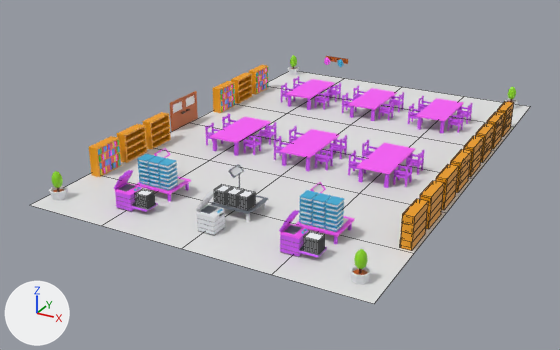
The FBX model Assets/Models/01_Environment/2_Library.fbx, before and after one commit.
One viewpoint serves both versions: a camera (50 mm lens) standing at (50.1, -31.6, 18.4) and looking at (28.3, 7.9, -1.4). Every picture has the same lights, and +X, +Y and +Z are marked at lower left. Mesh edges are drawn as thin lines on the coarser meshes. Where no turn or scale is listed for an object, it has been applied to the vertices.

Names of what the first picture shows: '0_Chair&Table.045', '0_Chair&Table.046', '0_Chair&Table.047', '0_Chair&Table.050', '0_InnerGround.004', '0_PhotocopyMachine.008', '0_PhotocopyMachine.009', '0_PhotocopyMachine.020', '0_Shelf.016', '0_Shelf.017', '0_Shelf.018', '0_Shelf.029'.
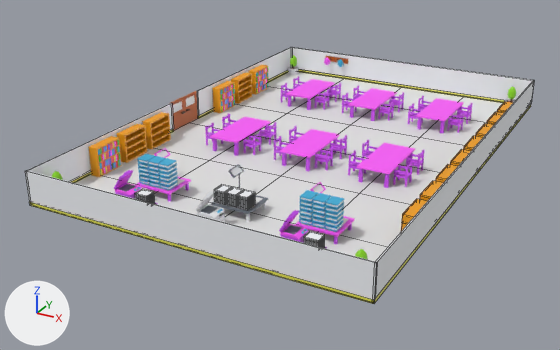
Changed parts and their boxes (x1, y1, x2, y2) in the pictures (560 x 350 px):
'1_Fotocopy', added: after (25, 47, 534, 304)
    faces in mat_0_base (picture img_0_palette_png): (25, 47, 534, 300)
    faces in mat_room5 (yellow #e7e350): (29, 69, 531, 304)
'0_Shelf.029', unchanged, covered by the edit: before (400, 199, 428, 251); after (401, 199, 427, 231)

What changed in the scene script:
```text
Add mat_room5:
    mat_room5 = principled_material('Room5')
    mat_room5.base_color = (0.8, 0.767, 0.08)  # yellow #e7e350
Add me_cube_045:
    me_cube_045.from_pydata(...)  # 48 vertices, 50 faces; spans x 20.0..40.0, y -5.0..25.0, z 0.0..2.0
    # faces by material slot: [25, 25]
    me_cube_045.materials.append(mat_0_base)  # picture img_0_palette_png
    me_cube_045.materials.append(mat_room5)  # yellow #e7e350
Add ob_1_fotocopy:
    ob_1_fotocopy = bpy.data.objects.new('1_Fotocopy', me_cube_045)
    ob_1_fotocopy.location = (0.0, 0.0, 0.0)
```
